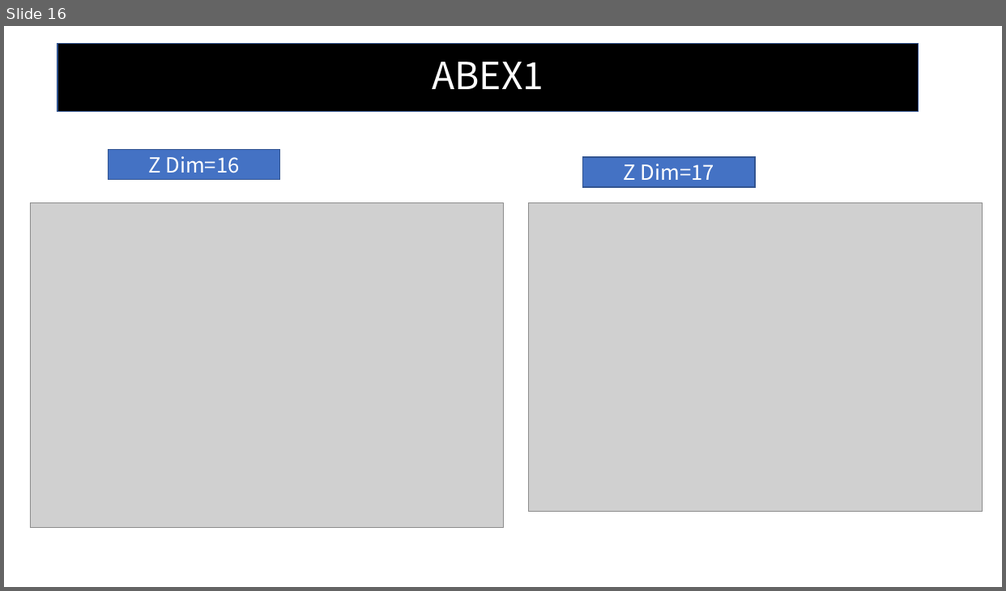
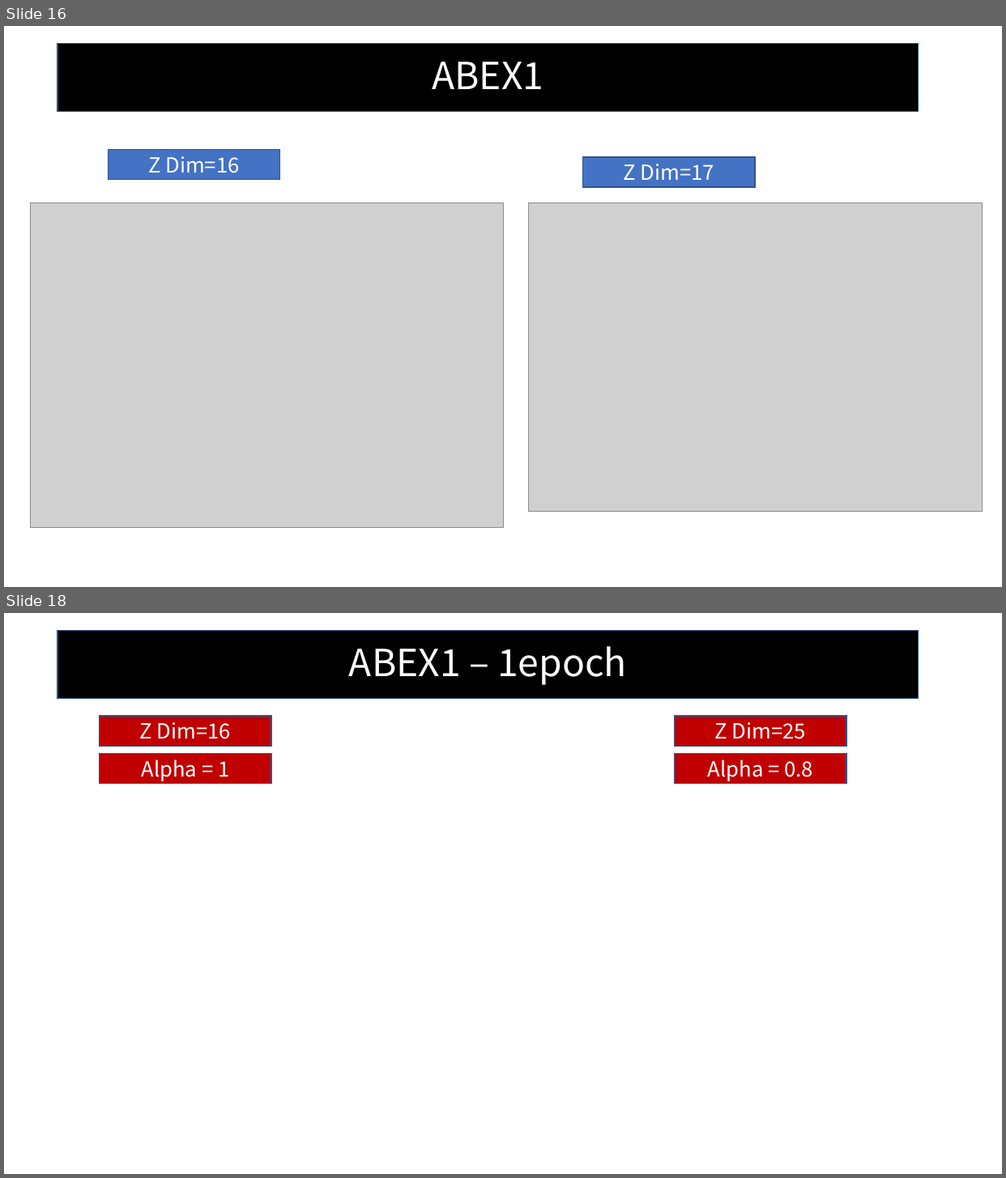
Before and after one commit to fxnnxc/text_summarization, a slide deck: presentation2.pptx. Shown one above the other, each under a label of ours: slide 16 before the commit, slides 16 and 18 after it; the slides between them are not shown. The pictures are 1006x591 and 1006x1178 pixels, drawn with LibreOffice and Linux fonts; fonts in the diff are those of the drawing; grey boxes stand for pictures. Boxes give left, top, right and bottom in pixels: in the first picture for what was removed or moved away, otherwise in the second. Text is boxed around its words. In the diff, an @@ line names an element or a change of style, - is before the commit and + after.

```diff
--- a/presentation2.pptx
+++ b/presentation2.pptx
@@ slide 18 added at box(4, 613, 1002, 1174), background #FFFFFF @@
@@ title added at box(57, 631, 918, 699), fill #000000, outline #325491 1 pt, 36 pt, text #FFFFFF @@
+ABEX1 – 1epoch
@@ rectangle added at box(99, 717, 271, 747), fill #C00000, outline #325491 1 pt, 20 pt, text #FFFFFF @@
+Z Dim=16
@@ rectangle added at box(675, 717, 847, 747), fill #C00000, outline #325491 1 pt, 20 pt, text #FFFFFF @@
+Z Dim=25
@@ rectangle added at box(99, 754, 271, 784), fill #C00000, outline #325491 1 pt, 20 pt, text #FFFFFF @@
+Alpha = 1
@@ rectangle added at box(675, 754, 847, 784), fill #C00000, outline #325491 1 pt, 20 pt, text #FFFFFF @@
+Alpha = 0.8
```
Also in this commit, not shown: 1 other slide added, 1 other file.
